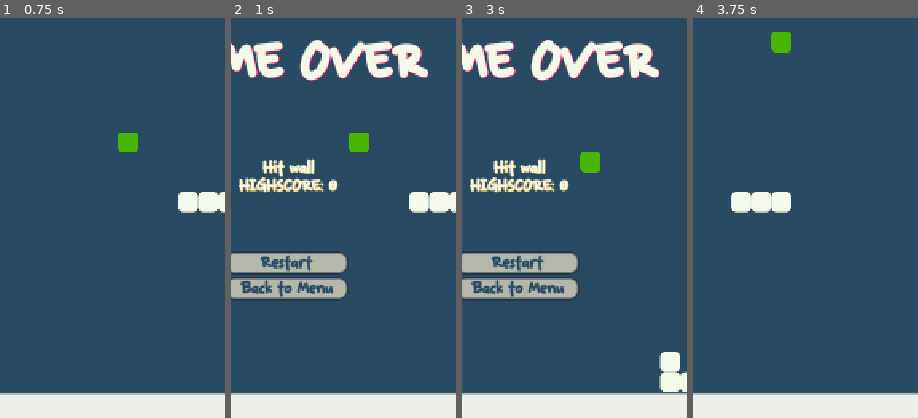
Above: before the commit, frames 1-4 (left to right).
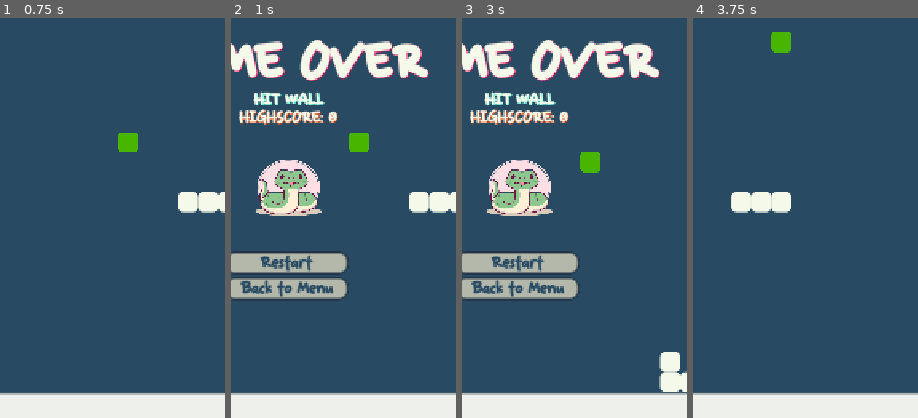
Above: after the commit, the same moments.

Repository: lma812/OfflineClassics
Game: Godot game, scene res://snake/snake_game.tscn
Same seed, same stepped clock (60 frames per second), same inputs: the game is played once before the commit and once after it. This scene is started directly instead of the project's main scene.
Inputs (mouse positions are % of the whole screen's width and height, from its top left):
- Up to frame 1 (0.75 s): tap Enter at 0.5 s; move the mouse to (72, 45) at 0.52 s; hold Right (move_right) from 0.53 s (still down); tap L at 0.6 s; click (72, 45) at 0.67 s
- Up to frame 2 (1 s): keep holding Right (move_right)
- Up to frame 3 (3 s): release Right (move_right) at 1.25 s; click "Restart" at 1.25 s; tap Space at 2 s; move the mouse to (30, 55) at 2.02 s; hold Down (move_down) 2.03-2.78 s; tap L at 2.1, 2.85 s; move the mouse to (60, 28) at 2.77 s; hold Right (move_right) from 2.78 s (still down)
- Up to frame 4 (3.75 s): release Right (move_right) at 3.5 s; click "Restart" at 3.5 s
The pictures show only the part of the screen within x 37-87%, y 29-79%; the shares and areas given below are measured in that part.

Frame 1 is identical in both runs. In frame 2, 5.8% of the frame differs, in the area x 3-48%, y 18-50%; in frame 3, 5.8%; in frame 4, nothing differs.

Commit message:
snake game over changes

Diff:
--- a/shared/theme/game_colors.tres
+++ b/shared/theme/game_colors.tres
@@ -91,5 +91,5 @@
 Button/styles/pressed = SubResource("StyleBoxFlat_wa4ha")
 Label/colors/font_color = Color(0.95686275, 0.9764706, 0.9137255, 1)
 Label/colors/font_outline_color = Color(0, 0, 0, 1)
-Label/colors/font_shadow_color = Color(0.9843137, 0.7058824, 0.16862746, 1)
+Label/colors/font_shadow_color = Color(0.95405835, 0.2551336, 3.85046e-07, 1)
 Panel/styles/panel = SubResource("StyleBoxFlat_x1xhl")
--- a/snake/components/engine/game_state_manager.gd
+++ b/snake/components/engine/game_state_manager.gd
@@ -39,9 +39,9 @@
 			$Hud.get_node("ScoreLabel").text = "SCORE: " + str(score)
 			SpawnManager.spawn_food()
 		"wall":
-			handle_game_over("wall")
+			handle_game_over("WALL")
 		"self":
-			handle_game_over("self")
+			handle_game_over("SELF")
 		#powerup:
 
 #Game over state
@@ -56,7 +56,7 @@
 
 	#update scores
 	var snake = SaveManager.get_game("snake")
-	var new_high_score = max(score, snake["high_score"])
+	var new_high_score = int(max(score, snake["high_score"]))
 
 	SaveManager.update_game("snake", {
 		"high_score": new_high_score,
@@ -74,7 +74,7 @@
 	print("highscore:", new_high_score)
 	game_over_ui.get_node("VBoxContainer/Highscore").text = "HIGHSCORE: %s" % new_high_score
 	game_over_ui.get_node("VBoxContainer/GameOver").text = "GAME OVER"
-	game_over_ui.get_node("VBoxContainer/Reason").text = "Hit " + reason
+	game_over_ui.get_node("VBoxContainer/Reason").text = "HIT " + reason
 
 # Connect the Button's "pressed" signal to this function
 func _on_restart_button_pressed():
--- a/snake/snake_game.tscn
+++ b/snake/snake_game.tscn
@@ -7,6 +7,7 @@
 [ext_resource type="Script" uid="uid://wn6llgb7hv2w" path="res://snake/components/engine/game_state_manager.gd" id="4_4n80s"]
 [ext_resource type="Script" uid="uid://3prxp4etesp0" path="res://snake/components/engine/spawn_manager.gd" id="6_0bs24"]
 [ext_resource type="PackedScene" uid="uid://0dc8ys8q44mn" path="res://snake/components/ui/hud.tscn" id="6_dv2sq"]
+[ext_resource type="Texture2D" uid="uid://b5nunfrwdlc0m" path="res://snake/assets/snakeTitleImage-removebg-preview.png" id="8_dv2sq"]
 
 [sub_resource type="StyleBoxFlat" id="StyleBoxFlat_hhjwv"]
 bg_color = Color(0.28276575, 0.7109409, 0, 1)
@@ -15,6 +16,9 @@
 corner_radius_bottom_right = 20
 corner_radius_bottom_left = 20
 corner_detail = 20
+
+[sub_resource type="StyleBoxTexture" id="StyleBoxTexture_e27v7"]
+texture = ExtResource("8_dv2sq")
 
 [node name="SnakeGame" type="Control" unique_id=1774263195]
 layout_mode = 3
@@ -81,6 +85,7 @@
 grow_horizontal = 2
 grow_vertical = 2
 theme = ExtResource("1_4n80s")
+metadata/_edit_lock_ = true
 
 [node name="GameOver" type="Label" parent="Background2/GameOverScreen/VBoxContainer" unique_id=480345361]
 layout_mode = 2
@@ -91,18 +96,10 @@
 theme_override_font_sizes/font_size = 80
 horizontal_alignment = 1
 
-[node name="Blank" type="Label" parent="Background2/GameOverScreen/VBoxContainer" unique_id=123499086]
-layout_mode = 2
-size_flags_vertical = 1
-theme_override_colors/font_color = Color(1, 0.05882353, 0.14509805, 1)
-theme_override_colors/font_shadow_color = Color(0, 0.83137256, 0, 1)
-theme_override_fonts/font = ExtResource("2_0bs24")
-theme_override_font_sizes/font_size = 100
-horizontal_alignment = 1
-
 [node name="Reason" type="Label" parent="Background2/GameOverScreen/VBoxContainer" unique_id=955618770]
 layout_mode = 2
 size_flags_vertical = 1
+theme_override_colors/font_shadow_color = Color(0.30694947, 0.99999994, 0.88074607, 1)
 theme_override_fonts/font = ExtResource("2_0bs24")
 theme_override_font_sizes/font_size = 25
 horizontal_alignment = 1
@@ -112,6 +109,20 @@
 theme_override_fonts/font = ExtResource("2_0bs24")
 theme_override_font_sizes/font_size = 25
 horizontal_alignment = 1
+
+[node name="Panel" type="Panel" parent="Background2/GameOverScreen" unique_id=209607064]
+anchors_preset = 8
+anchor_left = 0.5
+anchor_top = 0.5
+anchor_right = 0.5
+anchor_bottom = 0.5
+offset_left = -64.0
+offset_top = -56.0
+offset_right = 65.96002
+offset_bottom = 58.0
+grow_horizontal = 2
+grow_vertical = 2
+theme_override_styles/panel = SubResource("StyleBoxTexture_e27v7")
 
 [node name="Buttons" type="VBoxContainer" parent="Background2/GameOverScreen" unique_id=576705184]
 anchors_preset = -1
